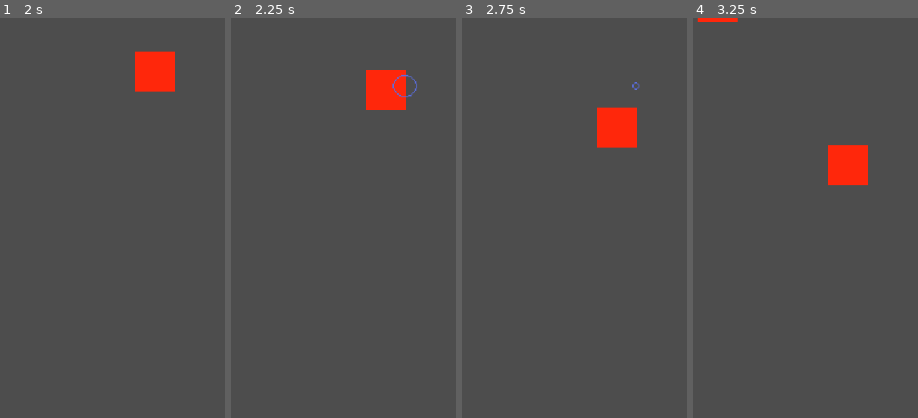
Above: before the commit, frames 1-4 (left to right).
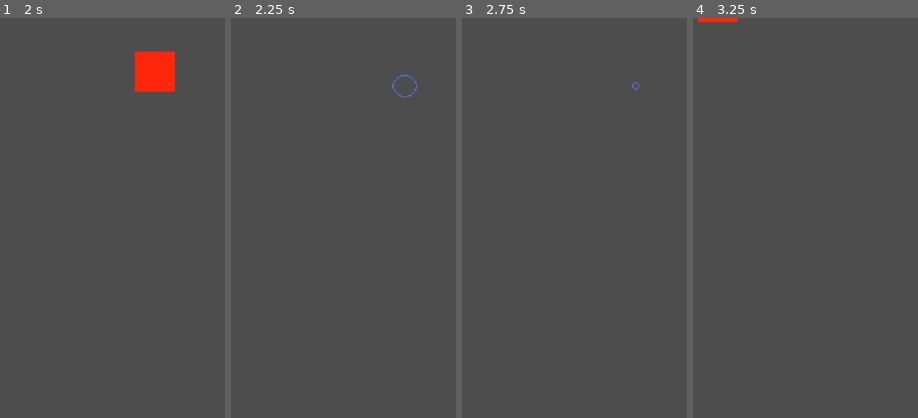
Above: after the commit, the same moments.

Repository: Mholliday6611/giant-siege
Game: Godot game, scene res://scenes/game_world.tscn
The game is run twice, just before and just after one commit, with the same random seed, the same clock (stepped at 60 frames per second) and the same inputs.
Inputs (mouse positions are % of the whole screen's width and height, from its top left):
- Up to frame 1 (2 s): move the mouse to (72, 45) at 0.52 s; press the mouse at (72, 45) at 0.53 s; move the mouse to (30, 55) at 1.27 s; release the mouse at (30, 55) at 1.28 s; click (30, 55) at 1.35 s
- Up to frame 2 (2.25 s): move the mouse to (60, 28) at 2.02 s; press the mouse at (60, 28) at 2.03 s
- Up to frame 3 (2.75 s): no input
- Up to frame 4 (3.25 s): move the mouse to (45, 70) at 2.77 s; release the mouse at (45, 70) at 2.78 s; click (45, 70) at 2.85 s
The pictures show only the part of the screen within x 21-71%, y 20-70%; the shares and areas given below are measured in that part.

Frame 1 is identical in both runs. In frame 2, 1.8% of the frame differs, in the area x 60-78%, y 13-23%; in frame 3, 1.8%, in the area x 60-78%, y 22-33%; in frame 4, 1.8%.

Commit message:
Update collision layers

Diff:
--- a/scenes/enemy.tscn
+++ b/scenes/enemy.tscn
@@ -30,7 +30,6 @@
 color = Color(1, 0.15294118, 0.043137256, 1)
 
 [node name="HurtBox" type="Area2D" parent="." unique_id=1983497299 node_paths=PackedStringArray("health_component")]
-collision_mask = 2
 script = ExtResource("1_7p1mj")
 health_component = NodePath("../HealthComponent")
 metadata/_custom_type_script = "uid://dxftpm8o6ya47"
@@ -43,6 +42,7 @@
 metadata/_custom_type_script = "uid://yutairqi0jer"
 
 [node name="HitBox" type="Area2D" parent="." unique_id=744792511]
+collision_layer = 2
 collision_mask = 2
 script = ExtResource("4_5uy6h")
 metadata/_custom_type_script = "uid://dhbhnbkoe12iy"
--- a/scenes/enemy_spawner.tscn
+++ b/scenes/enemy_spawner.tscn
@@ -3,4 +3,6 @@
 [ext_resource type="Script" uid="uid://d1lmpd05kyot5" path="res://enemy_spawner.gd" id="1_ks1gq"]
 
 [node name="EnemySpawner" type="Area2D" unique_id=1484531503]
+collision_layer = 4
+collision_mask = 4
 script = ExtResource("1_ks1gq")
--- a/scenes/player.tscn
+++ b/scenes/player.tscn
@@ -15,7 +15,7 @@
 
 [node name="HurtBox" type="Area2D" parent="." unique_id=1103940188 node_paths=PackedStringArray("health_component")]
 collision_layer = 2
-collision_mask = 3
+collision_mask = 2
 script = ExtResource("2_qhqgy")
 health_component = NodePath("../HealthComponent")
 metadata/_custom_type_script = "uid://dxftpm8o6ya47"
